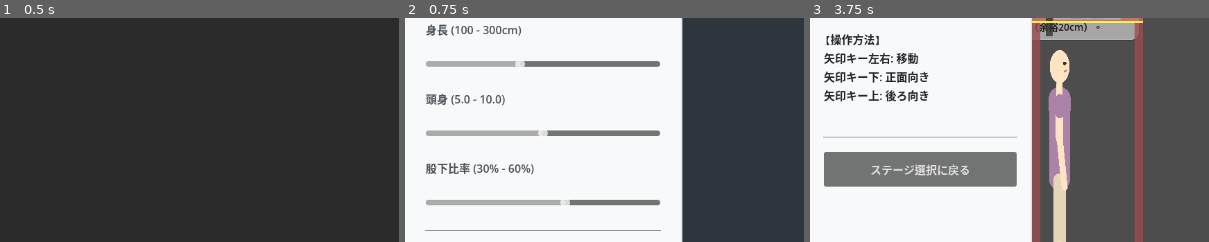
Above: before the commit, frames 1-3 (left to right).
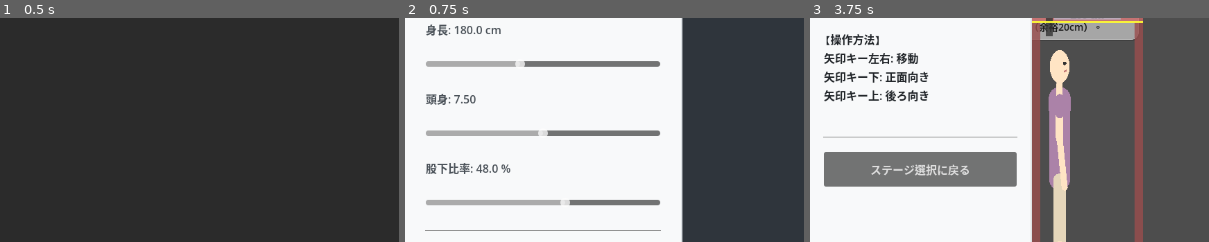
Above: after the commit, the same moments.

Repository: tinky44/TLS_3D
Game: Godot game, scene res://scenes/TitleScene.tscn
Two runs of this game, one before a commit and one after it. Both use one fixed random seed, a clock stepped at 60 frames per second and the inputs below.
Inputs:
- Up to frame 1 (0.5 s): no input
- Up to frame 2 (0.75 s): click "Start" at 0.5 s
- Up to frame 3 (3.75 s): click "タイトルに戻る" at 1.25 s; click "Start" at 2 s; click "次へ (ステージ選択)" at 2.75 s; click "家 (Room)" at 3.5 s
The pictures show only the part of the screen within x 0-50%, y 21-71%; the shares and areas given below are measured in that part.

Frame 1 is identical in both runs. In frame 2, 1.1% of the frame differs, in the area x 10-33%, y 3-71%; in frame 3, nothing differs.

Commit message:
feat: キャラメイク画面のスライダーの数値をリアルタイムに表示するよう修正
Co-Authored-By: gemini <218195315+gemini-cli@users.noreply.github.com>

Diff:
--- a/godot-project/scripts/CharacterCreatorScene.gd
+++ b/godot-project/scripts/CharacterCreatorScene.gd
@@ -3,6 +3,10 @@
 @onready var player = $Player
 var preview_camera: Camera2D
 var CM_TO_PX: float = 2.0
+
+var h_lbl: Label
+var r_lbl: Label
+var l_lbl: Label
 
 func _ready() -> void:
     var global = get_node_or_null("/root/Global")
@@ -112,8 +116,8 @@
     var params = global.current_params
 
     # 身長
-    var h_lbl = Label.new()
-    h_lbl.text = "身長 (100 - 300cm)"
+    h_lbl = Label.new()
+    h_lbl.text = "身長: %.1f cm" % params["height"]
     h_lbl.add_theme_color_override("font_color", Color("#495057"))
     parent_vbox.add_child(h_lbl)
     var h_slider = HSlider.new()
@@ -126,8 +130,8 @@
     parent_vbox.add_child(h_slider)
 
     # 頭身
-    var r_lbl = Label.new()
-    r_lbl.text = "頭身 (5.0 - 10.0)"
+    r_lbl = Label.new()
+    r_lbl.text = "頭身: %.2f" % params["ratio"]
     r_lbl.add_theme_color_override("font_color", Color("#495057"))
     parent_vbox.add_child(r_lbl)
     var r_slider = HSlider.new()
@@ -140,8 +144,8 @@
     parent_vbox.add_child(r_slider)
 
     # 股下
-    var l_lbl = Label.new()
-    l_lbl.text = "股下比率 (30% - 60%)"
+    l_lbl = Label.new()
+    l_lbl.text = "股下比率: %.1f %%" % params["legRatio"]
     l_lbl.add_theme_color_override("font_color", Color("#495057"))
     parent_vbox.add_child(l_lbl)
     var l_slider = HSlider.new()
@@ -154,6 +158,7 @@
     parent_vbox.add_child(l_slider)
 
 func _on_height_changed(val: float):
+    if h_lbl: h_lbl.text = "身長: %.1f cm" % val
     var global = get_node_or_null("/root/Global")
     if global:
         global.current_params["height"] = val
@@ -162,6 +167,7 @@
             player.update_measurements()
 
 func _on_ratio_changed(val: float):
+    if r_lbl: r_lbl.text = "頭身: %.2f" % val
     var global = get_node_or_null("/root/Global")
     if global:
         global.current_params["ratio"] = val
@@ -170,6 +176,7 @@
             player.update_measurements()
 
 func _on_leg_ratio_changed(val: float):
+    if l_lbl: l_lbl.text = "股下比率: %.1f %%" % val
     var global = get_node_or_null("/root/Global")
     if global:
         global.current_params["legRatio"] = val
